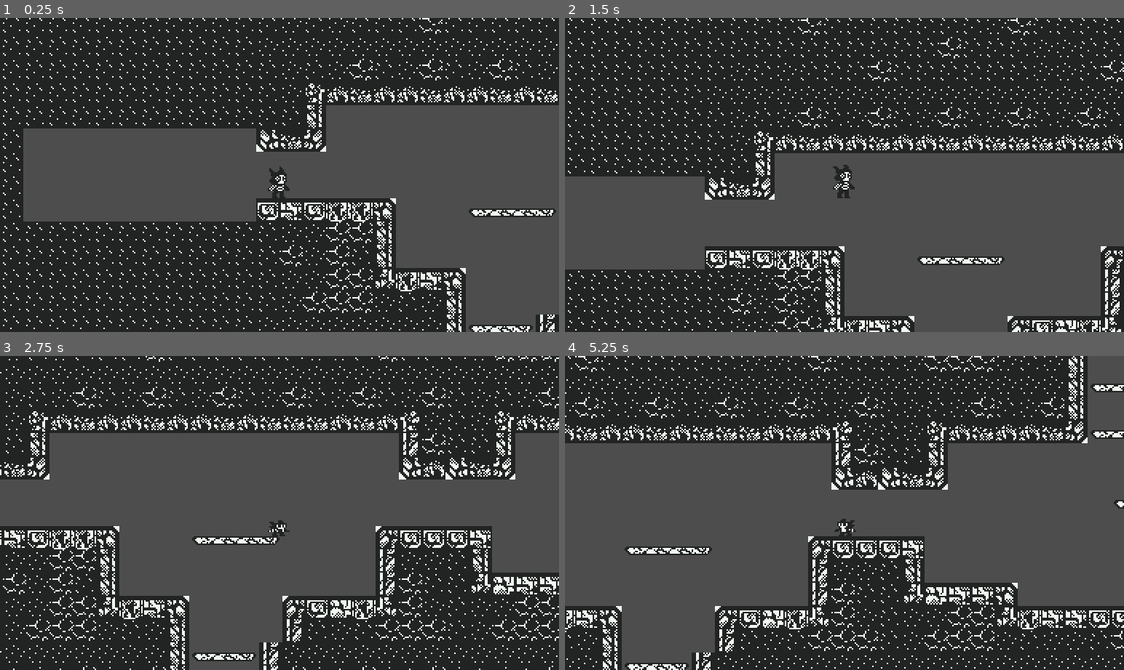
Above: before the commit, frames 1-4 (two rows, left to right).
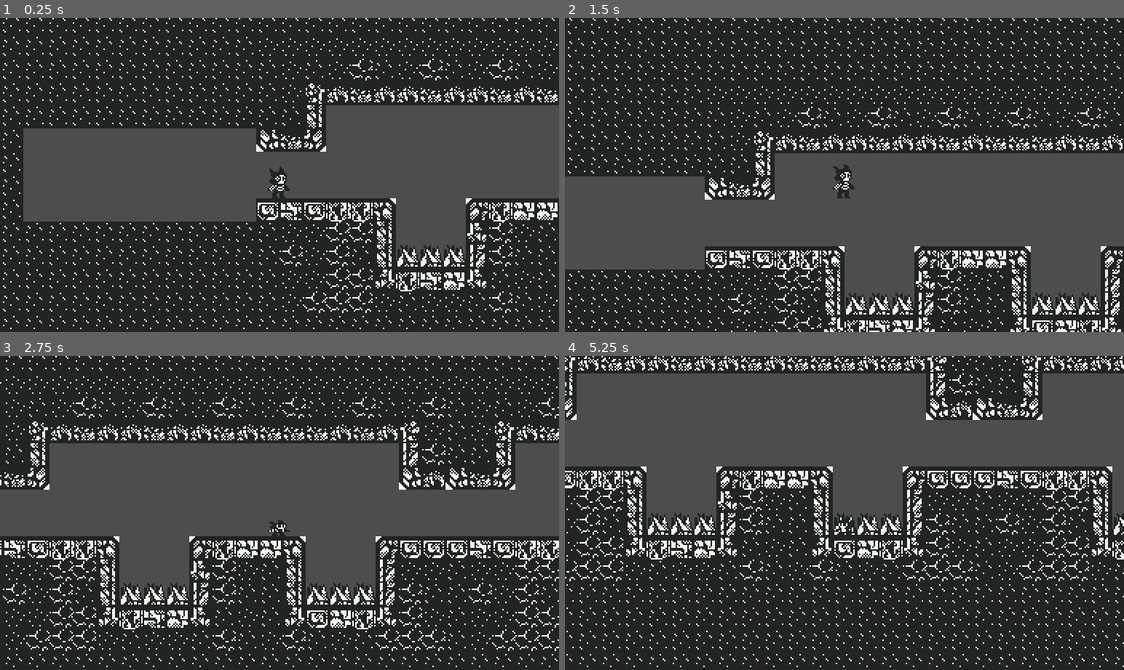
Above: after the commit, the same moments.

Repository: SpeedOfSmell/cryptid-caper
Game: Godot game, scene res://assets/game/game_manager.tscn
Two runs of this game, one before a commit and one after it. Both use one fixed random seed, a clock stepped at 60 frames per second and the inputs below.
Inputs:
- Up to frame 1 (0.25 s): no input
- Up to frame 2 (1.5 s): tap Enter at 0.5 s; hold S (duck) 0.53-1.28 s; hold D (walk_right) from 0.53 s (still down); tap Space (jump) at 0.77, 1.25 s; tap S (duck) at 1.35 s
- Up to frame 3 (2.75 s): tap Space (jump) at 1.52 s; release D (walk_right) at 2.03 s; hold A (walk_left) from 2.03 s (still down); hold S (duck) from 2.03 s (still down)
- Up to frame 4 (5.25 s): tap Enter at 2.75 s; release A (walk_left) at 2.78 s; release S (duck) at 2.78 s; hold D (walk_right) 2.78-4.28 s; tap S (duck) at 2.85, 4.35 s; tap Space (jump) at 3.02, 3.77, 4.52 s; hold S (duck) 3.53-4.28 s; hold A (walk_left) 4.28-5.03 s; hold D (walk_right) from 5.03 s (still down); hold S (duck) from 5.03 s (still down)

The runs differ from the first frame. In frame 1, 7.7% of the frame differs, in the area x 46-100%, y 0-100%; in frame 2, 7.2%; in frame 3, 24%; in frame 4, 63%, in the area x 0-100%, y 0-100%.

Commit message:
make room size dynamic

Diff:
--- a/assets/game/room_manager/room_generator.gd
+++ b/assets/game/room_manager/room_generator.gd
@@ -17,8 +17,8 @@
 	_rng = RandomNumberGenerator.new()
 	_rng.seed = hash(Time.get_datetime_string_from_system())
 
-func generate_room() -> Room:
-	var room_size := Vector2i(3, 3)
+func generate_room(room_id: int) -> Room:
+	var room_size := Vector2i(3 + floori(room_id / 8), 1 + floori((room_id - 1) / 2))
 	var chunk_type_map: Array[Array] = _initialize_chunk_map(room_size.x, room_size.y)
 
 	var starting_coords := Vector2i(0, chunk_type_map.size() / 2)
@@ -34,6 +34,7 @@
 	var room: Room = _room_scene.instantiate()
 	room.tilemap = room.get_node("TileMapLayer")
 	room.tile_size = room.tilemap.tile_set.tile_size
+	room.room_id = room_id
 
 	_spawn_chunks(chunk_map, room.tilemap, starting_coords, ending_coords)
 	_fill_walls(room.tilemap, room_size)
--- a/assets/game/room_manager/room_manager.gd
+++ b/assets/game/room_manager/room_manager.gd
@@ -14,7 +14,6 @@
 	#TODO: move this music starting to somewhere else once its more organized, state machine?
 	AudioManager.play_music(music)
 	_current_room = _generate_new_room(null)
-	_assign_room_id(_current_room)
 
 	_player = _player_scene.instantiate()
 	_place_player(_current_room.get_entry_spawn_position())
@@ -25,8 +24,9 @@
 
 
 func _generate_new_room(source_room: Room) -> Room:
-	var room = _room_generator.generate_room()
+	var room = _room_generator.generate_room(_next_room_id)
 	room.previous_room = source_room
+	_next_room_id += 1
 
 	if source_room != null:
 		source_room.next_room = room
@@ -47,7 +47,6 @@
 	if _transition_pending or source_room != _current_room or destination_room == _current_room or not is_instance_valid(destination_room):
 		return
 
-	_assign_room_id(destination_room)
 	_transition_pending = true
 
 	# Door signals arrive during physics processing, so change the scene tree after the physics query using call_deferred
@@ -71,9 +70,3 @@
 func _place_player(spawn_position: Vector2) -> void:
 	_player.position = spawn_position
 	_player.velocity = Vector2.ZERO
-
-
-func _assign_room_id(room: Room) -> void:
-	if room.room_id < 0:
-		room.room_id = _next_room_id
-		_next_room_id += 1
